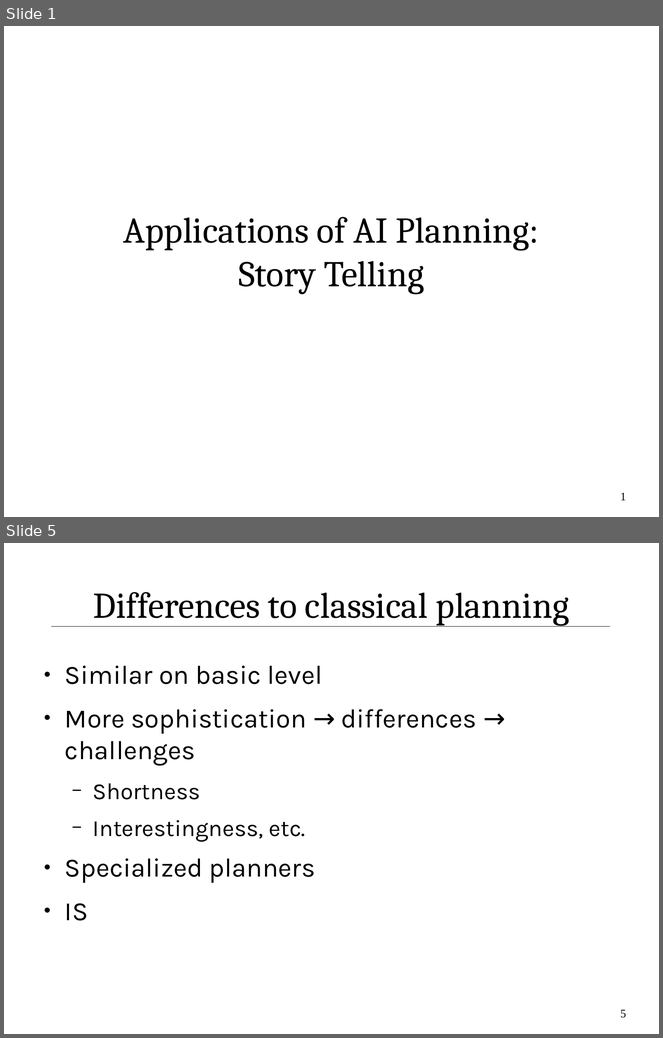
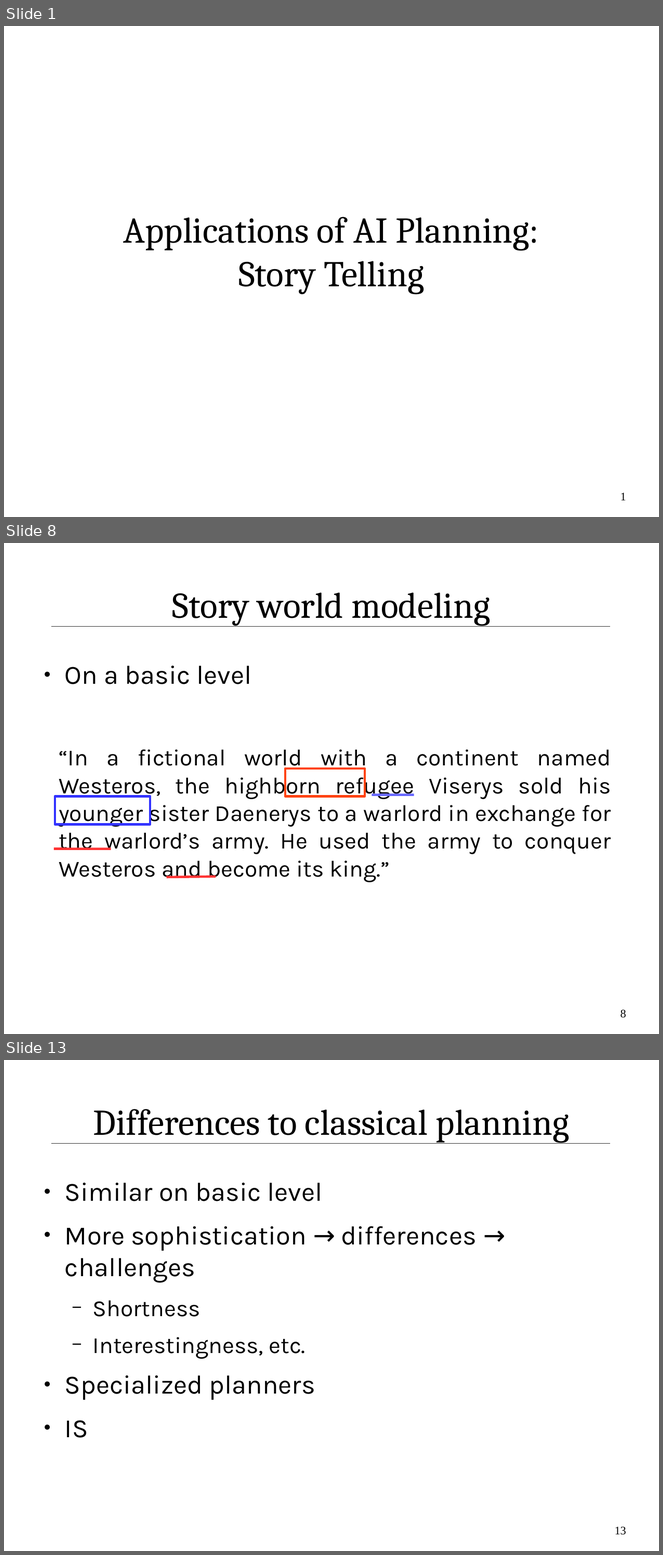
Before and after one commit to IllDepence/ai_seminar, a slide deck: praes/praes.odp. Shown one above the other, each under a label of ours: slides 1 and 5 before the commit, slides 1, 8 and 13 after it; the slides between them are not shown. The pictures are 663x1038 and 663x1555 pixels, drawn with LibreOffice and Linux fonts; fonts in the diff are those of the drawing. Boxes give left, top, right and bottom in pixels: in the first picture for what was removed or moved away, otherwise in the second. Text is boxed around its words. In the diff, an @@ line names an element or a change of style, - is before the commit and + after.

```diff
--- a/praes/praes.odp
+++ b/praes/praes.odp
@@ slide 8 added at bbox=[4, 543, 659, 1034], background #FFFFFF; not listed: 1 template element that a slide beside it also shows @@
@@ title added at bbox=[172, 592, 491, 626], 44 pt, text #000000 @@
+Story world modeling
@@ text added at bbox=[65, 666, 252, 684], 32 pt, text #000000 @@
+● On a basic level
@@ text added at bbox=[59, 749, 611, 883], 28 pt, text #000000 @@
+“In a fictional world with a continent named Westeros, the highborn refugee Viserys sold his younger sister Daenerys to a warlord in exchange for the warlord’s army. He used the army to conquer Westeros and become its king.”
@@ rectangle added at bbox=[285, 769, 365, 797], outline #FF420E 2.89 pt @@
@@ rectangle added at bbox=[55, 797, 150, 825], outline #3333FF 2.89 pt @@
@@ line added from (372, 795) to (414, 795), #6666FF 2.89 pt @@
@@ line added from (54, 849) to (111, 849), #FF3333 2.89 pt @@
@@ line added from (166, 878) to (216, 876), #FF3333 2.89 pt @@
@@ page number added at bbox=[621, 1010, 626, 1018], 14 pt, text #000000 @@
+8
@@ what was slide 5 is now slide 13 @@
@@ page number at bbox=[615, 1527, 626, 1535]: text changed @@
-5
+13
```
Also in this commit, not shown: 3 slides changed, 7 other slides added.
